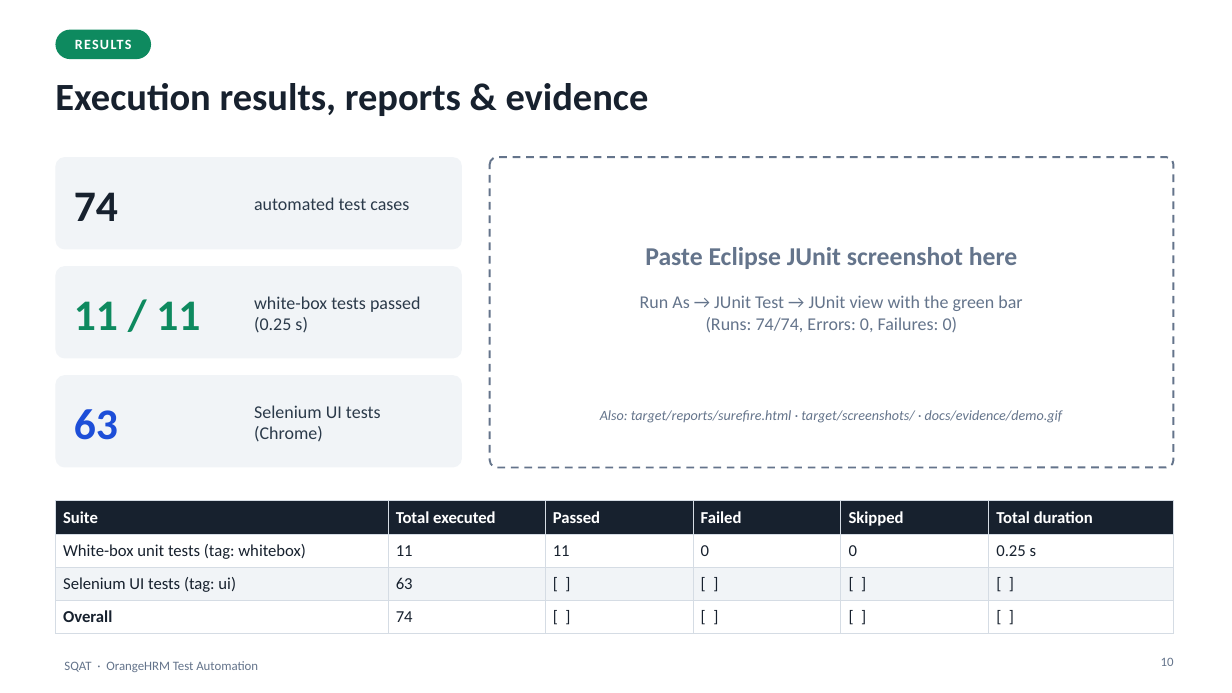
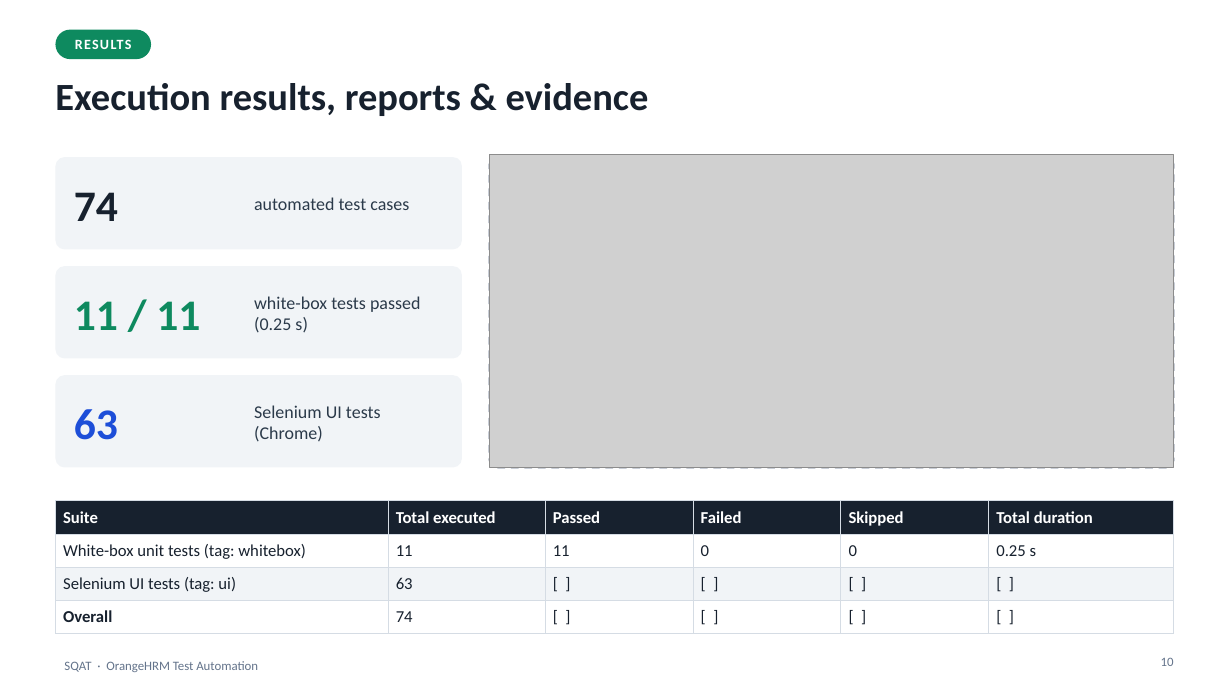
Before and after one commit to amandaabreo2006/SQATpractical, a slide deck: slide 10 of docs/Presentation.pptx. Drawn at 1232x693 pixels with LibreOffice and Linux fonts; fonts in the diff are those of the drawing; grey boxes stand for pictures. Boxes give left, top, right and bottom in pixels: in the first picture for what was removed or moved away, otherwise in the second. Text is boxed around its words. In the diff, an @@ line names an element or a change of style, - is before the commit and + after.

```diff
--- a/docs/Presentation.pptx
+++ b/docs/Presentation.pptx
@@ picture added at (490, 154, 1174, 468) @@
@@ text removed at (645, 247, 1017, 269) @@
-Paste Eclipse JUnit screenshot here
@@ text removed at (640, 295, 1022, 332) @@
-Run As → JUnit Test → JUnit view with the green bar
-(Runs: 74/74, Errors: 0, Failures: 0)
@@ text removed at (600, 410, 1062, 423) @@
-Also: target/reports/surefire.html · target/screenshots/ · docs/evidence/demo.gif
```
Also in this commit, not shown: 4 other slides changed, 1 other file.
